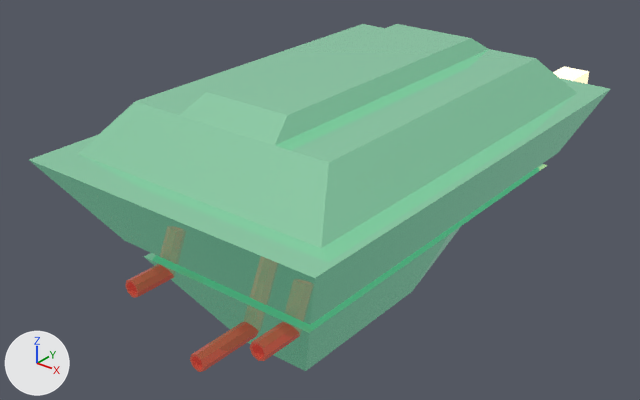
The Blender file blenders/enemy_ship2.blend as it was, and as the next commit left it.
Before and after are seen from a camera (50 mm lens) standing at (51.2, -75.8, 53.8) and looking at (-4.7, -5.9, 10.5). Lighting does not change. The marker at lower left points along +X, +Y and +Z.

In view in the first picture: 'Cylinder.003', 'MainObject'.
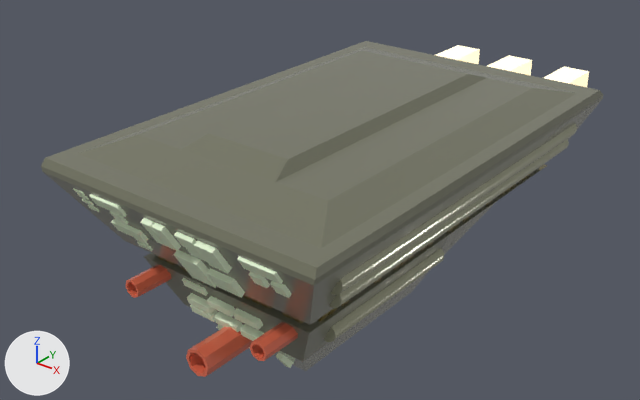
Changed parts and their boxes [x1, y1, x2, y2] in the pictures (640 x 400 px; the box of a moved part takes in the faces that stretch with it):
'MainObject', reshaped: before [29, 24, 610, 371]; after [41, 41, 603, 371]
'Cylinder.005', added: after [324, 123, 577, 342]
'Cube.006', added: after [73, 188, 294, 368]
'Cylinder.003', reshaped: before [125, 264, 300, 372]; after [125, 265, 298, 377]
'Cube.000', added: after [156, 173, 531, 324]
part 1 of me_cube, built on: before [29, 78, 610, 371]; after [41, 41, 603, 371]
part 2 of me_cube, recoloured: before [78, 24, 577, 333]; after [78, 47, 576, 333]
part 3 of me_cylinder_003, moved or reshaped: before [190, 322, 259, 372]; after [186, 327, 253, 377]
'Cube.001', unchanged, uncovered by the edit: before [553, 66, 589, 84]; after [436, 45, 589, 87]

The change, as a list of edits to the scene's bpy script:
```text
Add mat_material_007:
    mat_material_007 = principled_material('Material.007')
    mat_material_007.base_color = (0.188, 0.191, 0.134)  # grey #787966
    mat_material_007.metallic = 0.15
    mat_material_007.roughness = 0.177
    mat_material_007.specular_ior_level = 0.409
    mat_material_007.specular_tint = (0.934, 0.934, 0.93)  # white #f7f7f7
    mat_material_007.sheen_weight = 0.113
Change me_cube:
    remove me_cube.from_pydata(...)  # 110 vertices, 108 faces; spans x -17.0..17.0, y -33.6..19.5, z -0.8..27.6
    add me_cube.from_pydata(...)  # 146 vertices, 144 faces; spans x -16.4..16.4, y -32.8..20.7, z -0.8..23.5
    me_cube part 1
    12 vertices are removed from x -17.0..17.0, y -33.6..19.5, z 21.4
    36 faces are deleted
    14 vertices in x -11.5..11.5, y -25.1..11.0, z 25.9 move by (0.0, 0.0, -3.3)
    9 vertices in x -4.7..5.0, y -22.4..8.3, z 27.6 move by (0.0, 0.0, -4.1)
    48 vertices are added at x -16.4..16.4, y -32.8..20.7, z 4.6..21.4
    72 new faces join them
    me_cube part 2: 72 faces spanning x -14.6..14.6, y -29.9..19.5, z -0.8..23.5 switch from mat_material_001 to mat_material_007 (grey #787966)
Change me_cylinder_003:
    where me_cylinder_003.from_pydata(...)  # 96 vertices, 78 faces; spans x -1.0..5.9, y -1.0..17.8, z -1.0..1.0
    used by ob_cylinder_003; parent = ob_mainobject; location = (-8.21, -26.56, 9.198); rotation_euler = (1.571, -4.712, 0.0), in degrees (90, -270, 0); scale = (0.963, 0.963, 3.7)
    me_cylinder_003 part 3: the loose piece of 32 vertices spanning x 3.9..5.9, y 7.8..9.8, z -1.0..1.0 is scaled about its middle by (1.54, 1.54, 1)
Add ob_cylinder_005:
    ob_cylinder_005 = bpy.data.objects.new('Cylinder.005', me_cylinder_005)  # a 32-sided cylinder along z spanning x -1.0..1.0, y -1.0..1.0, z -1.0..1.0; a 32-sided cylinder along z spanning x -29.7..-27.7, y -1.0..1.0, z -1.0..1.0; a 32-sided cylinder along z spanning x -28.3..-26.3, y -3.7..-1.7, z -1.1..0.9; a 32-sided cylinder along z spanning x -24.4..-22.4, y -11.1..-9.1, z -0.1..0.7; a 32-sided cylinder along z spanning x -2.8..-0.8, y -3.7..-1.7, z -1.1..0.9; a 32-sided cylinder along z spanning x -6.6..-4.6, y -11.1..-9.1, z -0.1..0.7; in mat_material_008 (grey #a4a58c)
    ob_cylinder_005.parent = ob_mainobject
    ob_cylinder_005.location = (-14.4, -6.338, 17.32)
    ob_cylinder_005.rotation_euler = (1.571, 0.0, 0.0)  # degrees (90, 0, 0)
    ob_cylinder_005.scale = (-1.0, 1.0, 21.8)
Add ob_cube_000:
    ob_cube_000 = bpy.data.objects.new('Cube.000', me_cube_051)  # 360 vertices, 270 faces; spans x -7.5..91.3, y -4.1..44.6, z -1.8..7.3; in mat_material_006 (brown #6e6226)
    ob_cube_000.parent = ob_mainobject
    ob_cube_000.location = (-10.54, -23.7, 11.34)
    ob_cube_000.rotation_euler = (-0.477, -3.153, 4.666)  # degrees (-27, -181, 267)
    ob_cube_000.scale = (0.435, 0.449, 1.47)
Add ob_cube_006:
    ob_cube_006 = bpy.data.objects.new('Cube.006', me_cube_007)  # 272 vertices, 196 faces; spans x -36.9..1.1, y -4.6..2.6, z -27.7..3.9; in mat_material (white #edffdc)
    ob_cube_006.parent = ob_mainobject
    ob_cube_006.location = (11.71, -31.24, 17.41)
    ob_cube_006.rotation_euler = (0.553, 0.0, 0.0)  # degrees (32, 0, 0)
    ob_cube_006.scale = (0.654, 0.303, 0.685)
```
